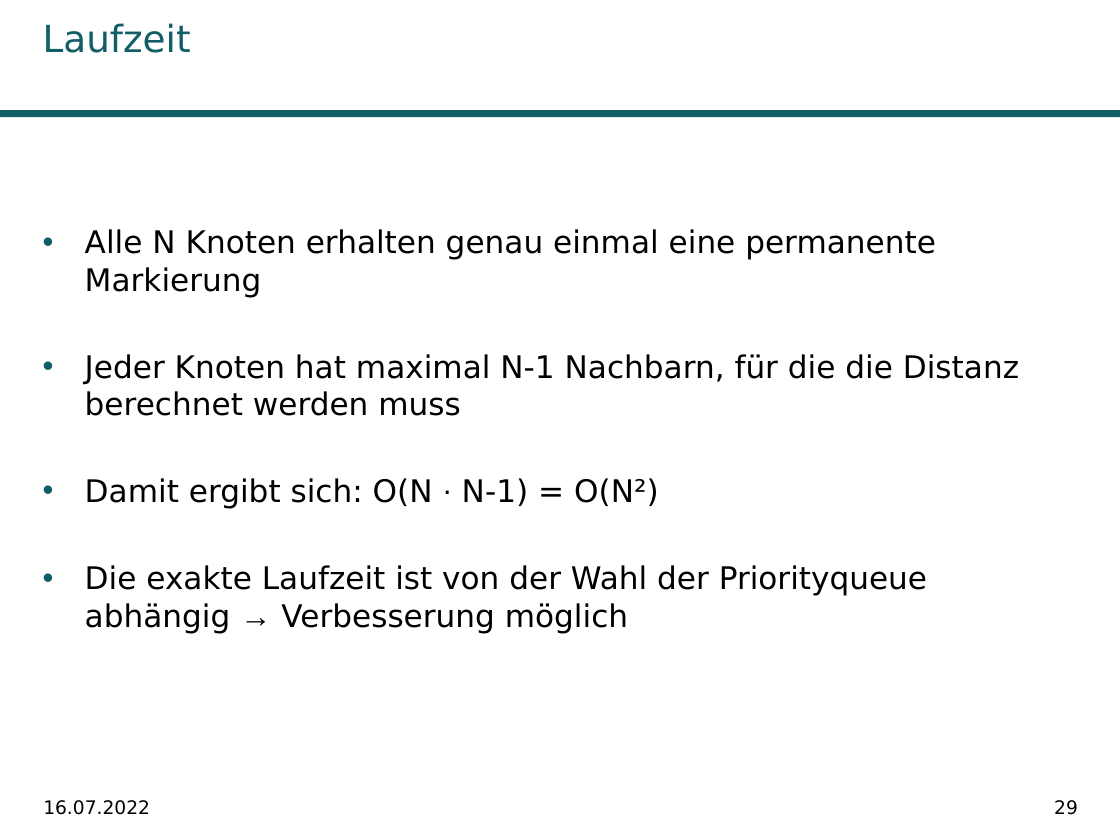
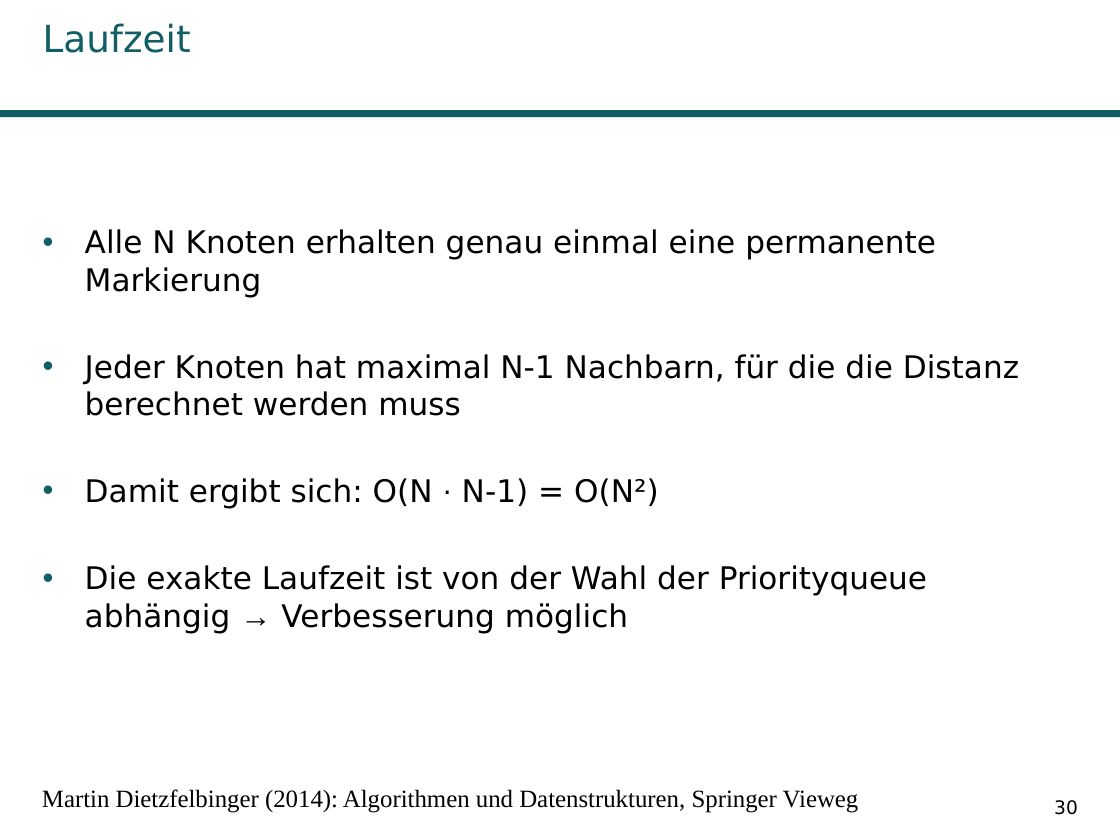
Before and after one commit to Kage0x3B/wissenschaftliches-arbeiten-praesentation, a slide deck: slide 30 of Präsentation Pfadplanungsalgorithmen.pptx (slide 29 before the commit). Drawn at 1120x840 pixels with LibreOffice and Linux fonts; fonts in the diff are those of the drawing; background and template pictures are left out. Boxes give left, top, right and bottom in pixels: in the first picture for what was removed or moved away, otherwise in the second. Text is boxed around its words. In the diff, an @@ line names an element or a change of style, - is before the commit and + after.

```diff
--- a/Präsentation Pfadplanungsalgorithmen.pptx
+++ b/Präsentation Pfadplanungsalgorithmen.pptx
@@ text added at <box>42,789,859,813</box>, 16 pt, text #000000 @@
+Martin Dietzfelbinger (2014): Algorithmen und Datenstrukturen, Springer Vieweg
@@ text removed at <box>43,800,150,815</box> @@
-16.07.2022
@@ page number at <box>1054,800,1078,815</box>: text changed @@
-29
+30
```
Also in this commit, not shown: 38 other slides changed, 4 slides added, 2 slides removed, 1 other file.
